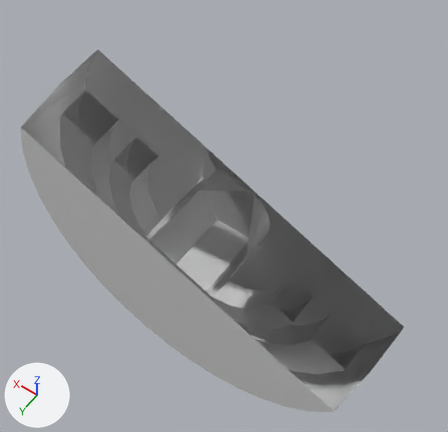
An edit to the FBX model Assets/Content/Meshes/hex.fbx, drawn before and after from the same camera.
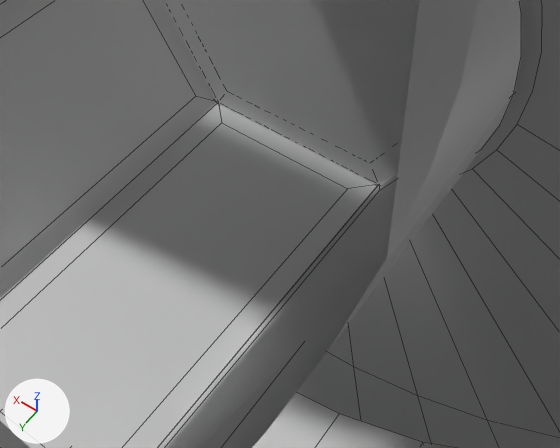
Each version is shown whole from a 50 mm camera at (-4.9, 6.29, 10.85) aimed at (-0.08, -0.45, 0.25), then close up from a 50 mm camera at (-1.49, 1.26, 1.93) aimed at (-0.37, -0.31, -0.53). Arrows for +X, +Y and +Z are at lower left; the lights stay in place. The close-ups show mesh edges as thin lines. Everything nearer to the camera than a plane just in front of the edit is cut away. Where no turn or scale is listed for an object, it has been applied to the vertices.

Before the edit, the objects in view are built like this:
```python
me_cylinder = bpy.data.meshes.new('Cylinder')
me_cylinder.from_pydata(...)  # a 6-sided cylinder along y spanning x -0.96..0.96, y -0.96..0.96, z -0.83..0.83
me_cylinder_030 = bpy.data.meshes.new('Cylinder.030')
me_cylinder_030.from_pydata(...)  # 216 vertices, 182 faces; spans x -4.48..4.48, y -1.0..1.0, z -4.48..4.48
me_cylinder_035 = bpy.data.meshes.new('Cylinder.035')
me_cylinder_035.from_pydata(...)  # a 36-sided cylinder along y spanning x -0.96..0.96, y -0.95..0.95, z -0.96..0.96
ob_cylinder = bpy.data.objects.new('Cylinder', me_cylinder_030)
ob_cylinder.location = (0.0, 0.0, 0.0)
ob_hex = bpy.data.objects.new('Hex', me_cylinder)
ob_hex.location = (0.0, 0.0, 0.0)
ob_segmentch = bpy.data.objects.new('SegmentCh', me_cylinder_035)
ob_segmentch.location = (0.0, 0.0, 0.0)
# also in view: 'Ring' at (0.0, 0.0, 0.0); 'HexHollow' at (0.0, 0.0, 0.0)
```
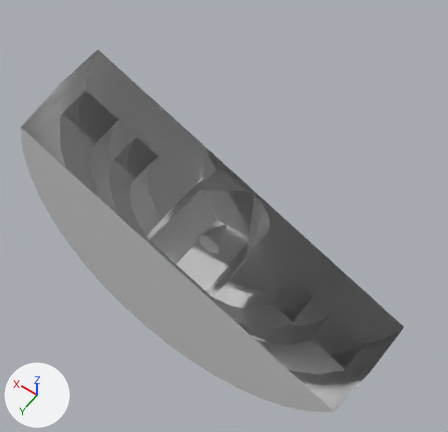
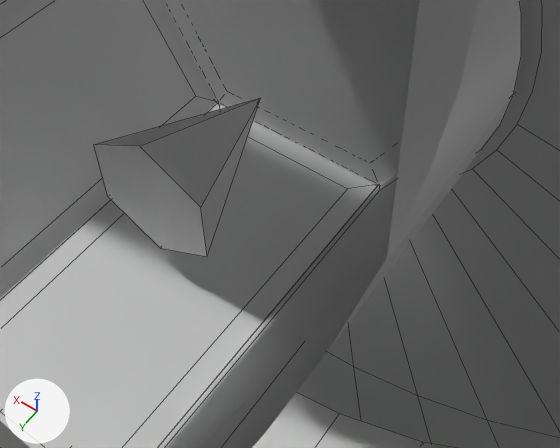
Changed parts and their boxes [x1, y1, x2, y2] in the close-ups (560 x 448 px):
'3dArrow', added: after [94, 98, 260, 257]

What the commit changed:
Mesh me_cylinder_001 is new.
It is a 6-sided cone pointing to -y spanning x -0.26..0.26, y -0.69..0.01, z -0.3..0.3.
Object '3dArrow' (ob_3darrow) is new; it shows me_cylinder_001.
Its location is (0.0, 0.0, -0.34).
